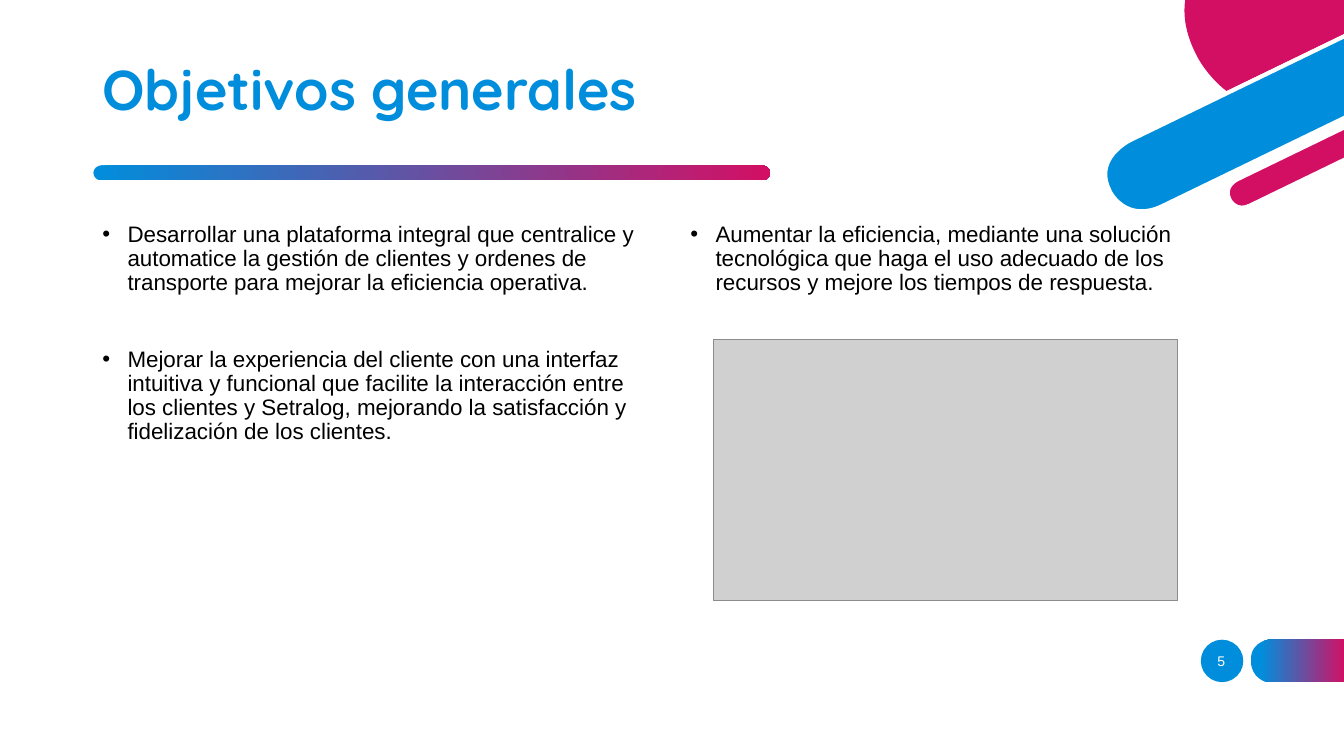
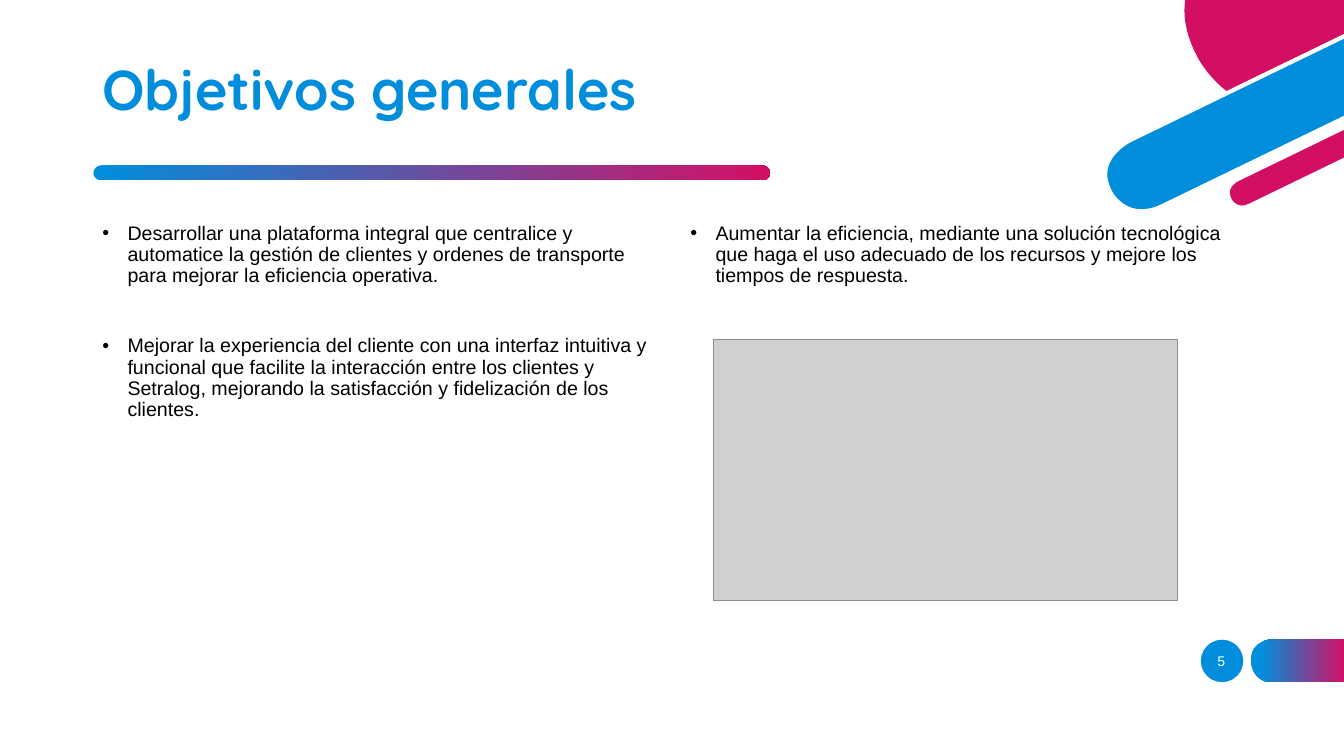
Before and after one commit to JonatanDSR/Capstone, a slide deck: slide 5 of Evidencias Grupales/Proyecto APT.pptx. Drawn at 1344x756 pixels with LibreOffice and Linux fonts; fonts in the diff are those of the drawing; grey boxes stand for pictures. Boxes give left, top, right and bottom in pixels: in the first picture for what was removed or moved away, otherwise in the second. Text is boxed around its words. In the diff, an @@ line names an element or a change of style, - is before the commit and + after.

```diff
--- a/Evidencias Grupales/Proyecto APT.pptx
+++ b/Evidencias Grupales/Proyecto APT.pptx
@@ text "Desarrollar una plataforma integral que ..." at bbox=[128, 225, 647, 417]: size 16 to 14 pt @@
@@ text "Aumentar la eficiencia, mediante una ..." at bbox=[716, 225, 1220, 286]: size 16 to 14 pt @@
```
Also in this commit, not shown: 7 other slides changed.
